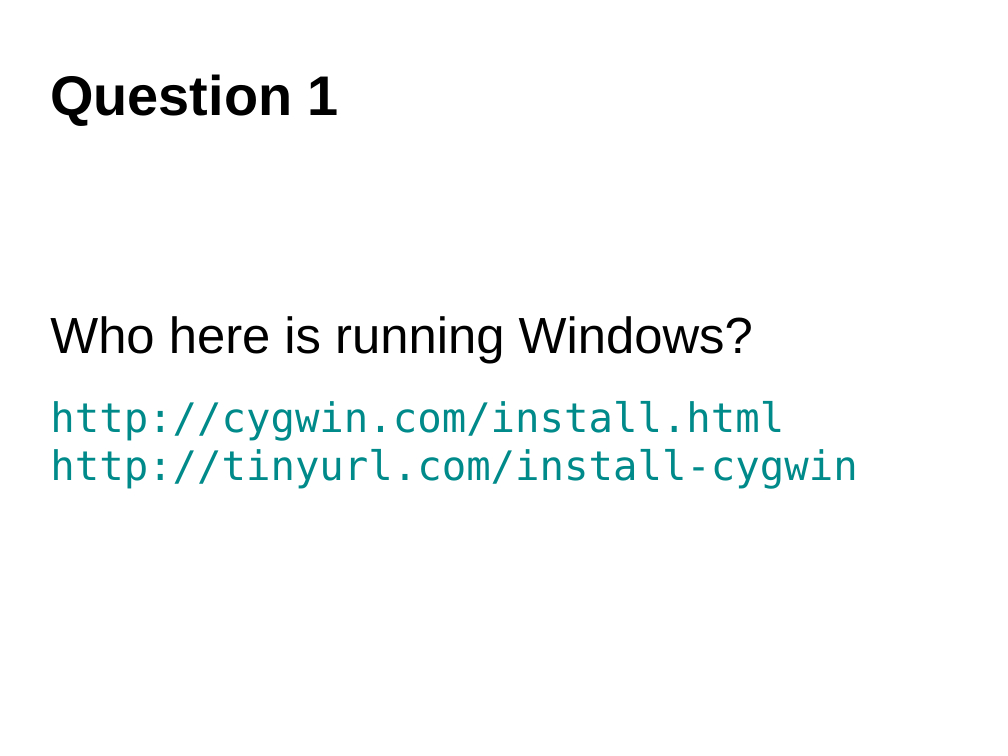
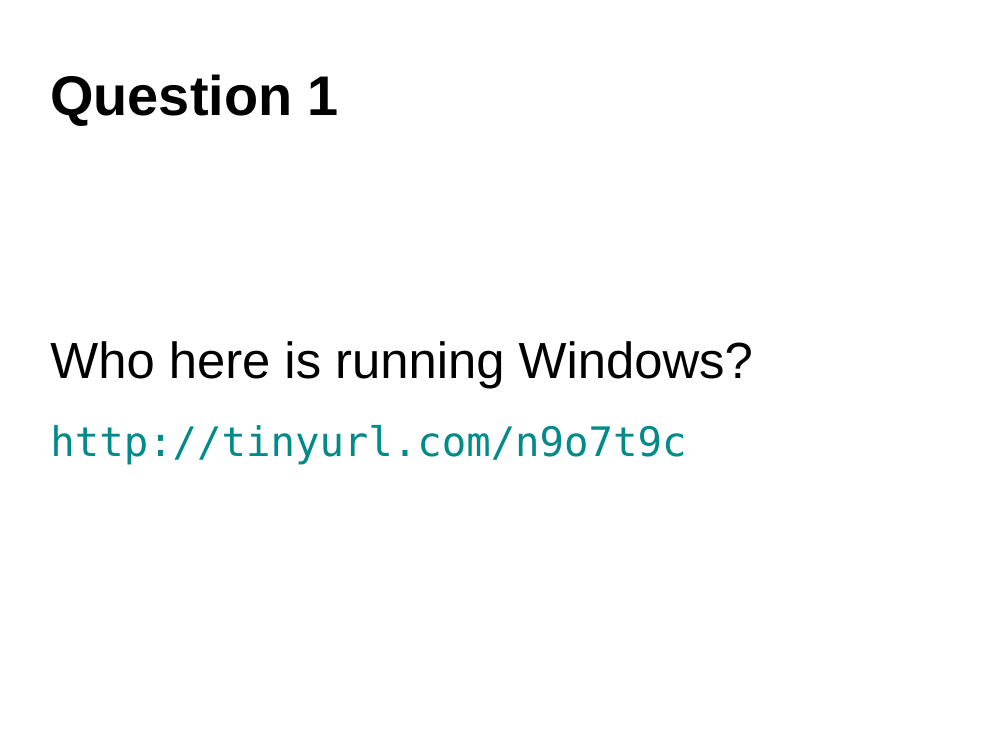
Before and after one commit to resbaz/nectar-cloud-lessons, a slide deck: slide 1 of Lessons/Lesson_III/Lesson_III_Questions.pptx. Drawn at 1008x756 pixels with LibreOffice and Linux fonts; fonts in the diff are those of the drawing. Boxes give left, top, right and bottom in pixels: in the first picture for what was removed or moved away, otherwise in the second. Text is boxed around its words. In the diff, an @@ line names an element or a change of style, - is before the commit and + after.

```diff
--- a/Lessons/Lesson_III/Lesson_III_Questions.pptx
+++ b/Lessons/Lesson_III/Lesson_III_Questions.pptx
@@ text at (50,425,686,465): text changed @@
-http://cygwin.com/install.html
-http://tinyurl.com/install-cygwin
+http://tinyurl.com/n9o7t9c
```
Also in this commit, not shown: 2 other slides changed, 1 other file.
